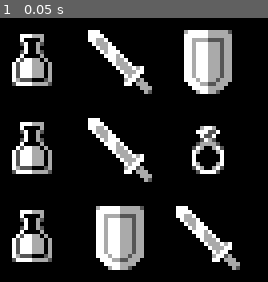
Above: before the commit, frame 1.
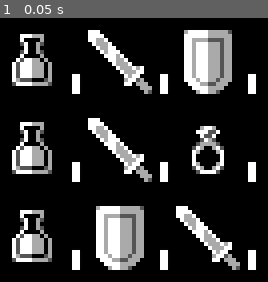
Above: after the commit, the same moment.

Repository: kneghtmare/godot-inventory
Game: Godot game, scene res://InventoryContainer.tscn
The game is run twice, just before and just after one commit, with the same random seed, the same clock (stepped at 60 frames per second) and the same inputs.
Inputs:
- Up to frame 1 (0.05 s): no input

The runs differ from the first frame. In frame 1, 2.0% of the frame differs, in the area x 26-96%, y 21-96%.

Commit message:
Added stacking

Diff:
--- a/Inventory.gd
+++ b/Inventory.gd
@@ -2,6 +2,7 @@
 class_name Inventory
 
 signal items_changed(indexes)
+
 
 export (Array, Resource) var items: Array = [
 	null, null, null,
@@ -32,3 +33,13 @@
 	items[item_index] = null #sets the item_index index in items to null
 	emit_signal("items_changed",[item_index])
 	return previousItem
+
+
+func make_items_unique() -> void:
+	var unique_items = []
+	#loops through all items and duplicates the items so they won't be shared
+	for item in items:
+		if item is Item:
+			unique_items.append(item.duplicate())
+		else:
+			unique_items.append(null)
--- a/InventoryDisplay.gd
+++ b/InventoryDisplay.gd
@@ -4,6 +4,7 @@
 
 func _ready() -> void:
 	inventory.connect("items_changed",self,"_on_items_changed")
+	inventory.make_items_unique()
 	update_slot_displays()
 
 
--- a/InventorySlotDisplay.gd
+++ b/InventorySlotDisplay.gd
@@ -5,26 +5,26 @@
 var inventory: Inventory = preload("res://Inventory.tres")
 
 onready var itemTextureRect = $ItemTextureRect
+onready var itemAmountLabel = $ItemTextureRect/ItemAmountLabel
 
 
 func display_item(item: Item) -> void:
 	if item is Item: #if item is not null
 		#sets the texture of the texture rect to the passed in item's texture
 		itemTextureRect.texture = item.texture
+		itemAmountLabel.text = str(item.amount)
 	else:
 		itemTextureRect.texture = emptyInventorySlotTexture
+		itemAmountLabel.text = ""
 
 
 func update_display() -> void:
-	for index in inventory.items.size():
-		if index == get_index():
-			display_item(inventory.items[index])
+	display_item(get_item())
 
 
 func get_drag_data(_position: Vector2) -> Dictionary:
 	var item_index: int = get_index()
-	var item: Item = get_item()
-	display_item(null)
+	var item: Item = inventory.remove_item(item_index)
 	if item is Item:
 		var data: Dictionary = {}
 		data.item = item
@@ -47,9 +47,14 @@
 
 
 func drop_data(_position, data):
-	#gets our item
+	#gets the item that was previously there and stores it inside my_item
 	var my_item_index: int = get_index()
-	var my_item = inventory.items[my_item_index]
-	inventory.swap_items(my_item_index, data.item_index)
-	inventory.set_item(my_item_index, data.item)
-	display_item(get_item())
+	var my_item: Item = inventory.items[my_item_index]
+
+	if my_item is Item and my_item.name == data.item.name:
+		my_item.amount += data.item.amount
+		inventory.emit_signal("items_changed", [my_item_index])
+	else:
+		inventory.swap_items(my_item_index, data.item_index)
+		inventory.set_item(my_item_index, data.item)
+		display_item(get_item())
--- a/InventorySlotDisplay.tscn
+++ b/InventorySlotDisplay.tscn
@@ -1,7 +1,8 @@
-[gd_scene load_steps=3 format=2]
+[gd_scene load_steps=4 format=2]
 
 [ext_resource path="res://Items/EmptyInventorySlot.png" type="Texture" id=1]
 [ext_resource path="res://InventorySlotDisplay.gd" type="Script" id=2]
+[ext_resource path="res://PixelRPG.tres" type="DynamicFont" id=3]
 
 [node name="InventorySlotDisplay" type="CenterContainer"]
 anchor_right = 1.0
@@ -21,3 +22,15 @@
 rect_min_size = Vector2( 18, 18 )
 texture = ExtResource( 1 )
 stretch_mode = 4
+
+[node name="ItemAmountLabel" type="Label" parent="ItemTextureRect"]
+margin_left = 14.4291
+margin_top = 12.3295
+margin_right = 27.4291
+margin_bottom = 18.3295
+custom_fonts/font = ExtResource( 3 )
+text = "100"
+align = 1
+__meta__ = {
+"_edit_use_anchors_": false
+}
--- a/Items/Item.gd
+++ b/Items/Item.gd
@@ -3,3 +3,4 @@
 
 export (String) var name: String = ""
 export (Texture) var texture: Texture
+var amount: int = 1
--- /dev/null
+++ b/PixelRPG.tres
@@ -0,0 +1,7 @@
+[gd_resource type="DynamicFont" load_steps=2 format=2]
+
+[ext_resource path="res://PixelRPG.ttf" type="DynamicFontData" id=1]
+
+[resource]
+size = 6
+font_data = ExtResource( 1 )
--- a/project.godot
+++ b/project.godot
@@ -68,6 +68,14 @@
 "svg/scale": 1.0
 }
 
+[input]
+
+left_mouse={
+"deadzone": 0.5,
+"events": [ Object(InputEventMouseButton,"resource_local_to_scene":false,"resource_name":"","device":0,"alt":false,"shift":false,"control":false,"meta":false,"command":false,"button_mask":0,"position":Vector2( 0, 0 ),"global_position":Vector2( 0, 0 ),"factor":1.0,"button_index":1,"pressed":false,"doubleclick":false,"script":null)
+ ]
+}
+
 [rendering]
 
 quality/driver/driver_name="GLES2"
Binary file added: PixelRPG.ttf
